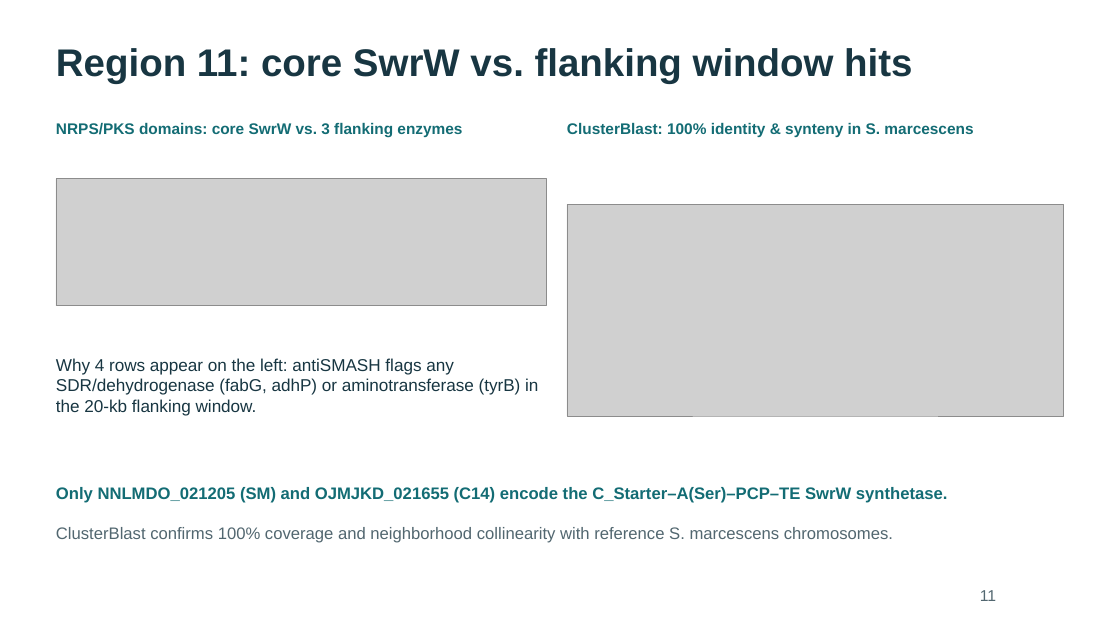
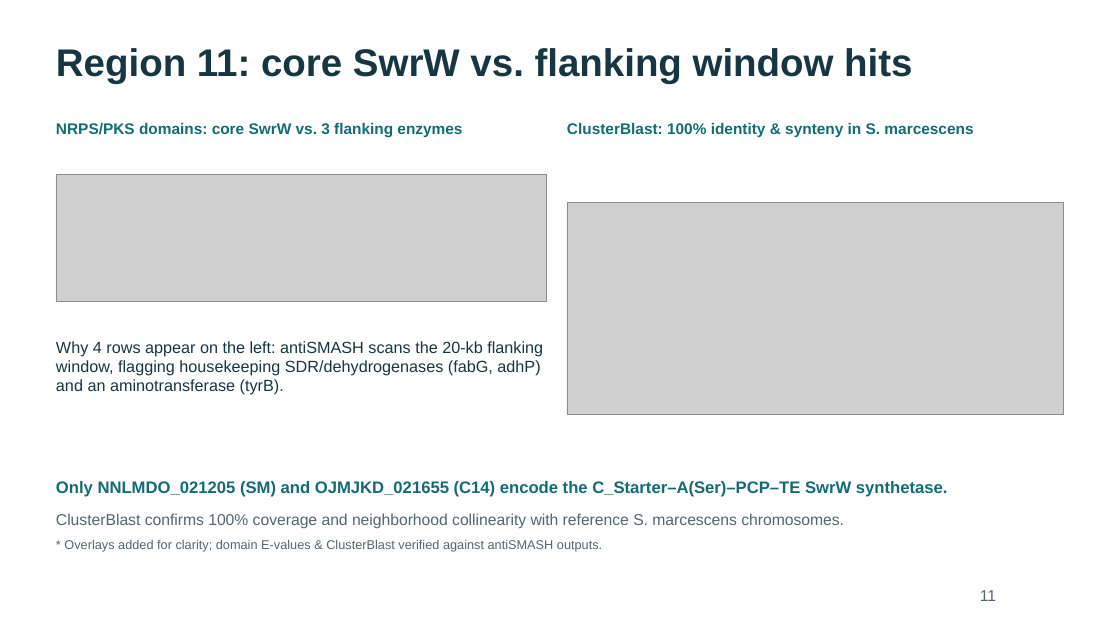
Before and after one commit to WhyAdr/sm-manu, a slide deck: slide 11 of explainer/NMZ-Serratia-genomics-explainer-2026-10-20.pptx. Drawn at 1120x630 pixels with LibreOffice and Linux fonts; fonts in the diff are those of the drawing; grey boxes stand for pictures. Boxes give left, top, right and bottom in pixels: in the first picture for what was removed or moved away, otherwise in the second. Text is boxed around its words. In the diff, an @@ line names an element or a change of style, - is before the commit and + after.

Commit message:
Add serratamolide chemistry and pan-proteome slides (44-slide deck); alt text, 3-lens antiSMASH slide, aromatic split; soften absence claims; rebuild PPTX/PDFs

```diff
--- a/explainer/NMZ-Serratia-genomics-explainer-2026-10-20.pptx
+++ b/explainer/NMZ-Serratia-genomics-explainer-2026-10-20.pptx
@@ picture: place and size @@
-picture at box(56, 179, 546, 306)
+picture at box(56, 175, 546, 302)
@@ text at box(56, 341, 543, 395): text changed; size 14.6 to 13.9 pt @@
-Why 4 rows appear on the left: antiSMASH flags any SDR/dehydrogenase (fabG, adhP) or aminotransferase (tyrB) in the 20-kb flanking window.
+Why 4 rows appear on the left: antiSMASH scans the 20-kb flanking window, flagging housekeeping SDR/dehydrogenases (fabG, adhP) and an aminotransferase (tyrB).
@@ text "Only NNLMDO_021205 (SM) and OJMJKD_021655 ...": place and size @@
-text "Only NNLMDO_021205 (SM) and OJMJKD_021655 ..." at box(56, 487, 948, 503)
+text "Only NNLMDO_021205 (SM) and OJMJKD_021655 ..." at box(56, 481, 948, 497)
@@ text "ClusterBlast confirms 100% coverage and ...": place and size @@
-text "ClusterBlast confirms 100% coverage and ..." at box(56, 527, 893, 543)
+text "ClusterBlast confirms 100% coverage and ..." at box(56, 513, 844, 529)
@@ text "ClusterBlast confirms 100% coverage and ..." at box(56, 513, 844, 529): size 14.2 to 13.5 pt @@
@@ text added at box(64, 539, 602, 552), 10.9 pt, text #526770 @@
+* Overlays added for clarity; domain E-values & ClusterBlast verified against antiSMASH outputs.
```
Also in this commit, not shown: 19 other slides changed, 5 slides added, 1 slide removed, 12 other files.
